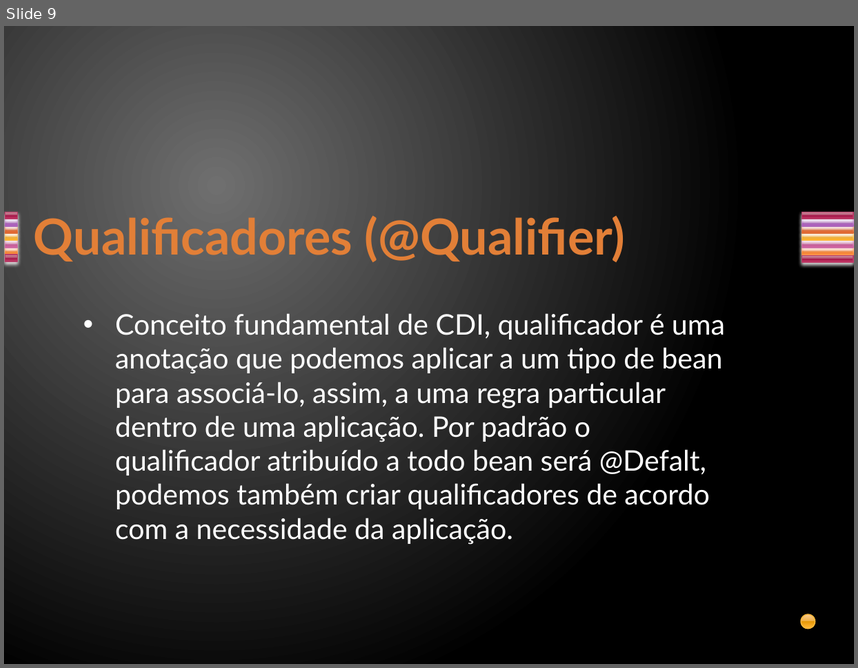
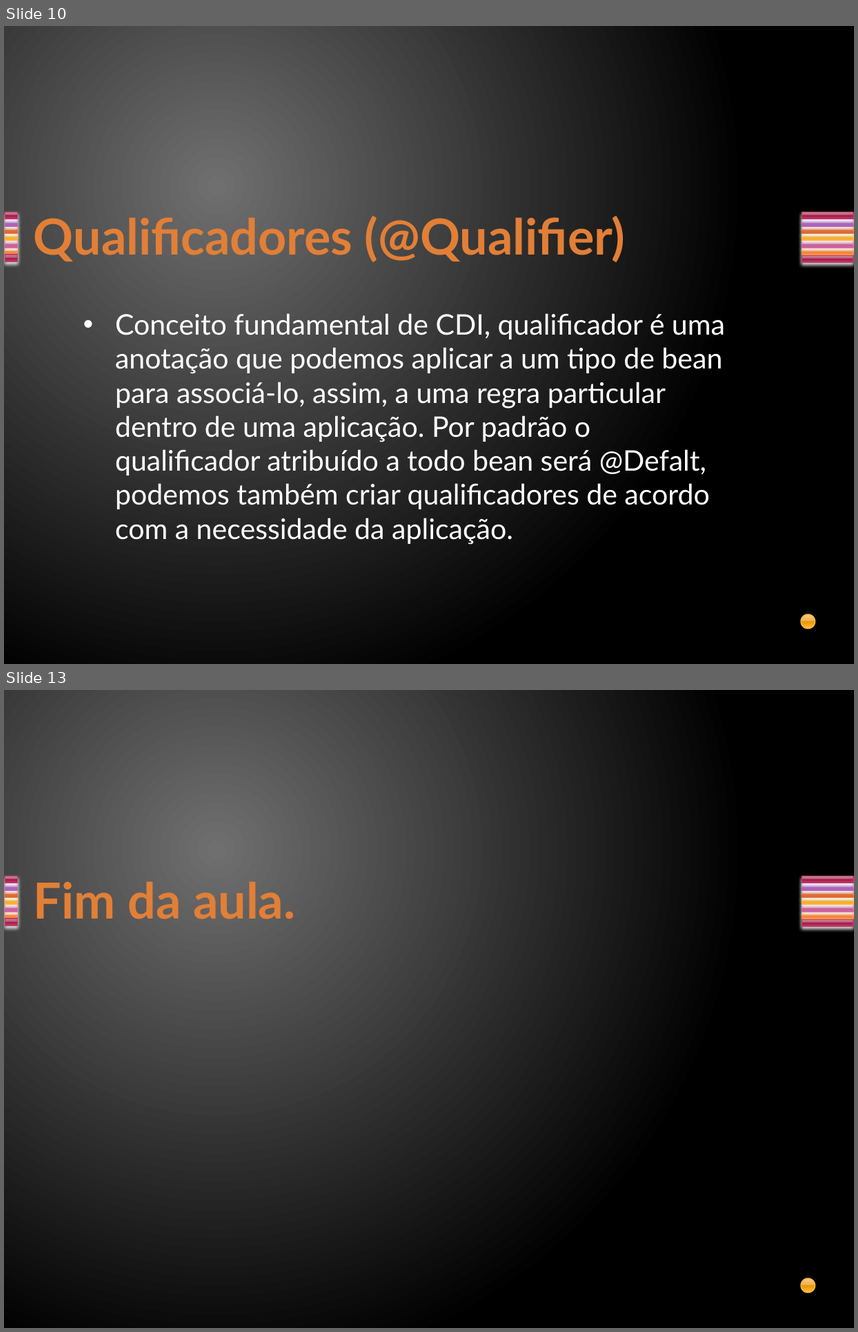
Before and after one commit to davirj9/javaAvancado, a slide deck: AulasAvancado/src/main/resources/br/com/3- CDI/CDI.pptx. Shown one above the other, each under a label of ours: slide 9 before the commit, slides 10 and 13 after it; the slides between them are not shown. The pictures are 858x668 and 858x1332 pixels, drawn with LibreOffice and Linux fonts; fonts in the diff are those of the drawing. Boxes give left, top, right and bottom in pixels: in the first picture for what was removed or moved away, otherwise in the second. Text is boxed around its words. In the diff, an @@ line names an element or a change of style, - is before the commit and + after.

```diff
--- a/AulasAvancado/src/main/resources/br/com/3- CDI/CDI.pptx
+++ b/AulasAvancado/src/main/resources/br/com/3- CDI/CDI.pptx
@@ slide 13 added at (x1=4, y1=690, x2=854, y2=1328), background gradient #707070 to #000000; not listed: 15 template elements that a slide beside it also shows @@
@@ title added at (x1=34, y1=881, x2=295, y2=919), 42 pt, text gradient #E38037 to #FA8D3D, bold @@
+Fim da aula.
@@ what was slide 9 is now slide 10 @@
```
Also in this commit, not shown: 1 slide changed, 2 other slides added, 3 other files.
